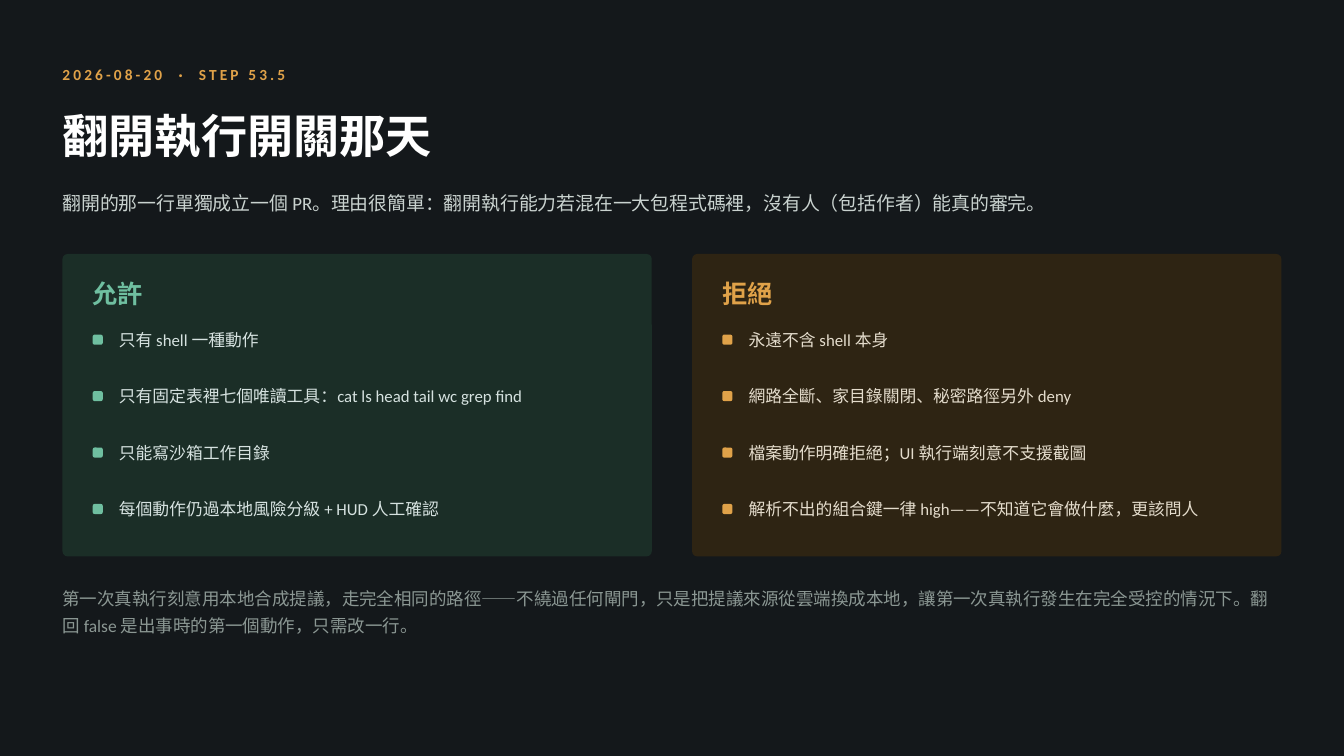
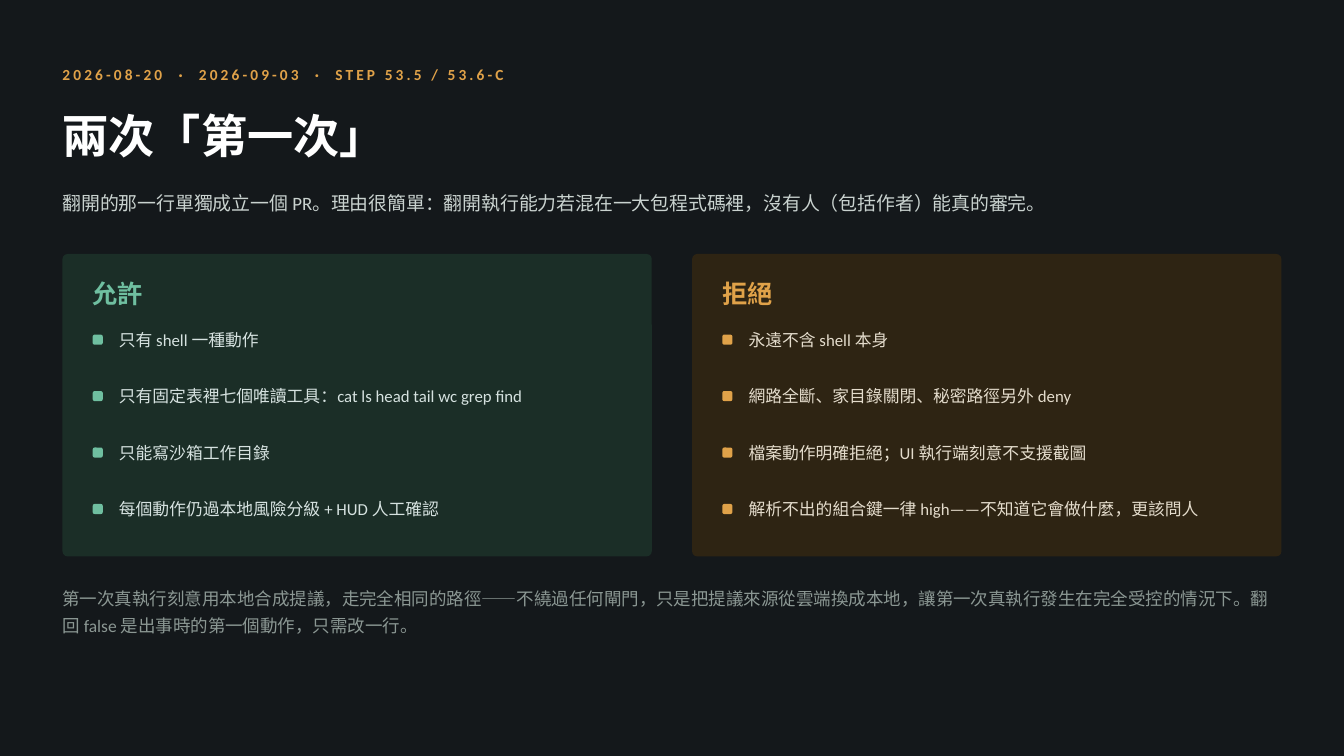
Before and after one commit to pcpcchen-coder/CoPartner, a slide deck: slide 12 of docs/assets/deck/CoPartner-進度全景.pptx. Drawn at 1344x756 pixels with LibreOffice and Linux fonts; fonts in the diff are those of the drawing. Boxes give left, top, right and bottom in pixels: in the first picture for what was removed or moved away, otherwise in the second. Text is boxed around its words. In the diff, an @@ line names an element or a change of style, - is before the commit and + after.

```diff
--- a/docs/assets/deck/CoPartner-進度全景.pptx
+++ b/docs/assets/deck/CoPartner-進度全景.pptx
@@ text at bbox=[62, 69, 504, 80]: text changed @@
-2026-08-20 · STEP 53.5
+2026-08-20 · 2026-09-03 · STEP 53.5 / 53.6-C
@@ text at bbox=[62, 113, 385, 158]: text changed @@
-翻開執行開關那天
+兩次「第一次」
```
Also in this commit, not shown: 5 other slides changed, 10 other files.
